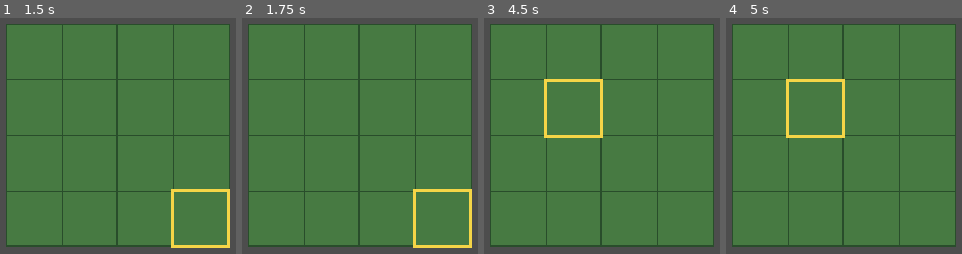
Above: before the commit, frames 1-4 (left to right).
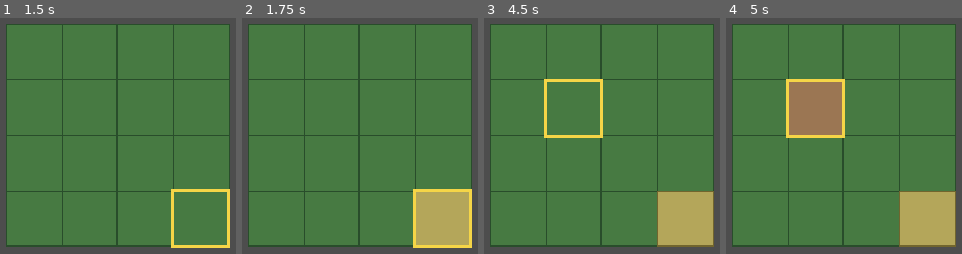
Above: after the commit, the same moments.

Repository: user-goib/TheLastHarvest
Game: Godot game, scene res://main.tscn
Same seed, same stepped clock (60 frames per second), same inputs: the game is played once before the commit and once after it.
Inputs (mouse positions are in pixels of both pictures, inside the frame that each line leads up to):
- Up to frame 1 (1.5 s): tap Enter at 0.5 s; move the mouse to (outside the picture) at 0.52 s; tap P at 0.6 s; click (outside the picture) at 0.67 s; tap Space at 0.77, 0.8, 1.07, 1.25, 1.35 s; move the mouse to (191, 202) at 1.27 s; click (191, 202) at 1.42 s
- Up to frame 2 (1.75 s): tap Space at 1.52 s; tap P at 1.55 s
- Up to frame 3 (4.5 s): tap Space at 1.82, 2.3, 2.75, 3.02, 3.32, 3.6, 3.77, 4.07, 4.25 s; tap Enter at 2, 3.5 s; move the mouse to (outside the picture) at 2.02 s; tap P at 2.1, 2.85, 4.35 s; click (outside the picture) at 2.17 s; move the mouse to (outside the picture) at 2.77 s; click (outside the picture) at 2.92 s; move the mouse to (outside the picture) at 3.52 s; click (outside the picture) at 3.67 s; move the mouse to (594, 112) at 4.27 s; click (594, 112) at 4.42 s
- Up to frame 4 (5 s): tap Space at 4.52, 4.82 s

Frame 1 is identical in both runs. In frame 2, 5.0% of the frame differs, in the area x 73-97%, y 73-97%; in frame 3, 5.7%; in frame 4, 11%, in the area x 26-98%, y 27-98%.

Commit message:
Add forest clearing and plantation mechanics

Diff:
--- a/main.gd
+++ b/main.gd
@@ -6,6 +6,8 @@
 const GRID_ORIGIN := Vector2(80, 100)
 
 var selected_tile := Vector2i(-1, -1)
+var cleared_tiles: Array[Vector2i] = []
+var plantation_tiles: Array[Vector2i] = []
 
 
 func _draw() -> void:
@@ -14,8 +16,20 @@
 			var tile_position := GRID_ORIGIN + Vector2(x, y) * TILE_SIZE
 			var tile_rect := Rect2(tile_position, Vector2(TILE_SIZE, TILE_SIZE))
 
-			draw_rect(tile_rect, Color("#477a42"), true)
-			draw_rect(tile_rect, Color("#294d2b"), false, 2.0)
+			var tile := Vector2i(x, y)
+			var tile_color := Color("#477a42")
+			var border_color := Color("#294d2b")
+
+			if tile in cleared_tiles:
+				tile_color = Color("#9b7653")
+				border_color = Color("#705137")
+
+			if tile in plantation_tiles:
+				tile_color = Color("#b4a65a")
+				border_color = Color("#71652e")
+
+			draw_rect(tile_rect, tile_color, true)
+			draw_rect(tile_rect, border_color, false, 2.0)
 
 	if selected_tile.x >= 0 and selected_tile.y >= 0:
 		var selected_position := GRID_ORIGIN + Vector2(selected_tile) * TILE_SIZE
@@ -23,6 +37,19 @@
 		draw_rect(selected_rect, Color("#f5d547"), false, 4.0)
 
 func _input(event: InputEvent) -> void:
+	if event is InputEventKey:
+		if event.keycode == KEY_SPACE and event.pressed and not event.echo:
+			if selected_tile.x >= 0 and selected_tile.y >= 0:
+				if selected_tile not in cleared_tiles:
+					cleared_tiles.append(selected_tile)
+					queue_redraw()
+	if event is InputEventKey:
+		if event.keycode == KEY_P and event.pressed and not event.echo:
+			if selected_tile in cleared_tiles:
+				if selected_tile not in plantation_tiles:
+					plantation_tiles.append(selected_tile)
+					queue_redraw()
+
 	if event is InputEventMouseButton:
 		if event.button_index == MOUSE_BUTTON_LEFT and event.pressed:
 			var mouse_position := get_global_mouse_position()
